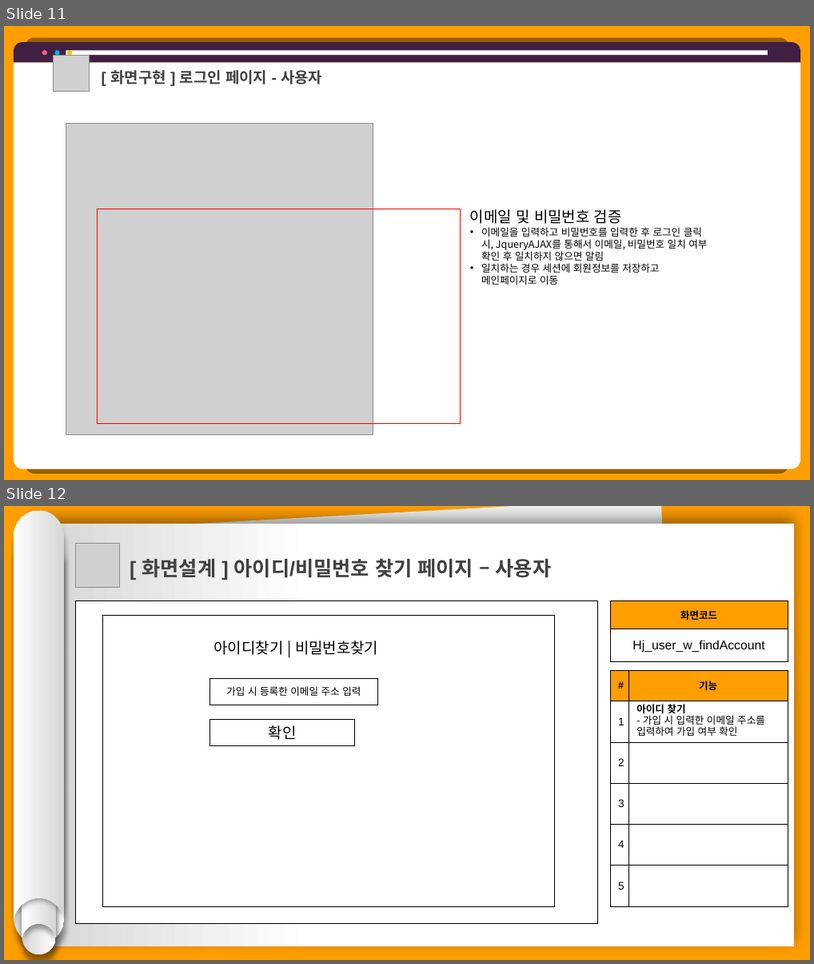
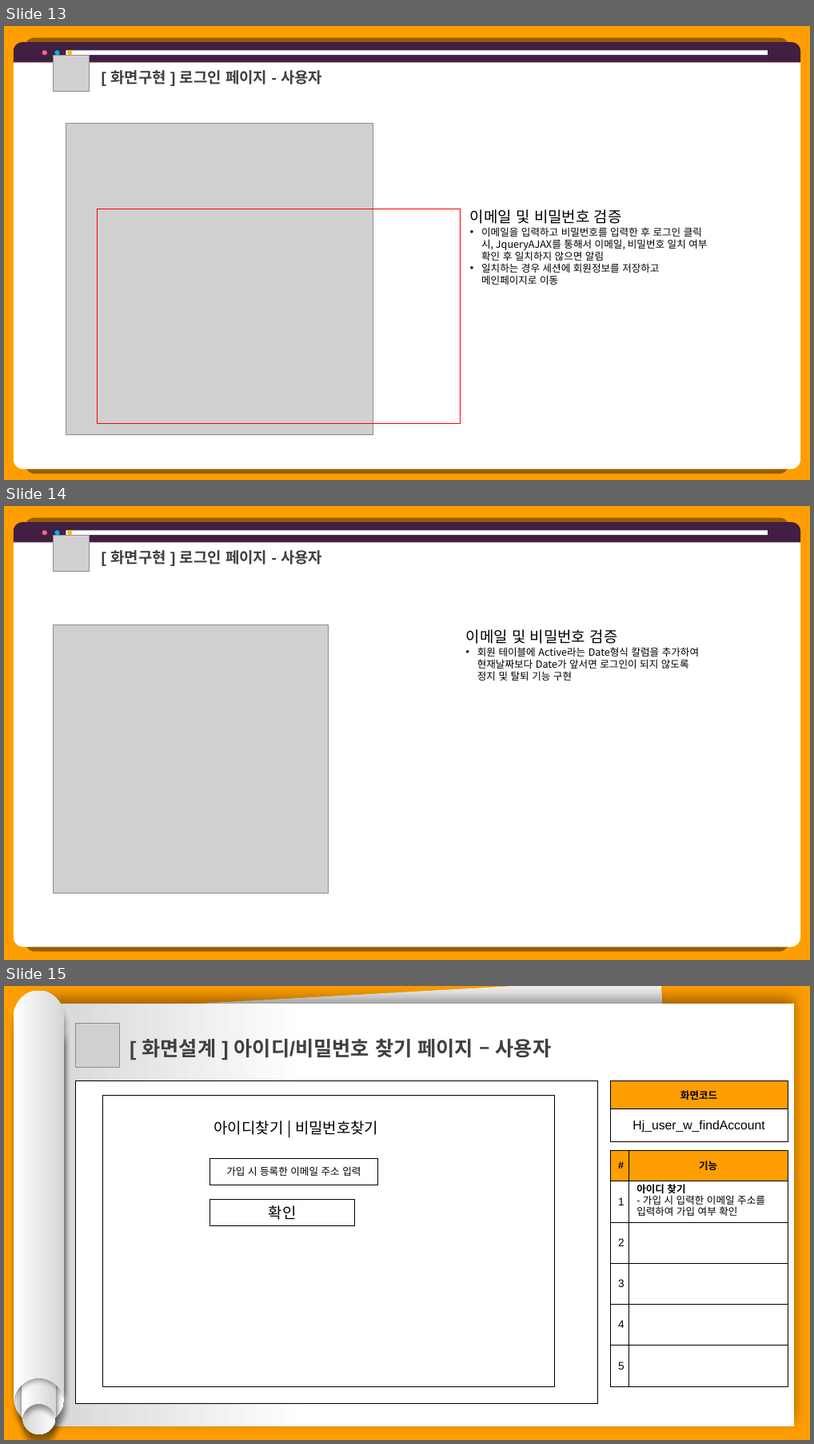
Before and after one commit to hhsw07/ezen-academy-projects, a slide deck: 0 발표용 파워포인트/project06 - 파워포인트 종합 - 형준.pptx. Shown one above the other, each under a label of ours: slides 11 and 12 before the commit, slides 13, 14 and 15 after it. The pictures are 814x964 and 814x1444 pixels, drawn with LibreOffice and Linux fonts; fonts in the diff are those of the drawing; grey boxes stand for pictures. Boxes give left, top, right and bottom in pixels: in the first picture for what was removed or moved away, otherwise in the second. Text is boxed around its words. In the diff, an @@ line names an element or a change of style, - is before the commit and + after.

```diff
--- a/0 발표용 파워포인트/project06 - 파워포인트 종합 - 형준.pptx
+++ b/0 발표용 파워포인트/project06 - 파워포인트 종합 - 형준.pptx
@@ slide 14 added at (4,506,810,960), background #FF9E00 @@
@@ round same rect added at (14,522,802,542), fill #411F42 @@
@@ round same rect added at (14,540,802,947), fill #FFFFFF @@
@@ ellipse added at (42,530,47,535), fill #FF6189 @@
@@ picture added at (54,535,90,571) @@
@@ ellipse added at (55,530,60,535), fill #00B0F0 @@
@@ rectangle added at (66,530,768,535), fill #FFFFFF @@
@@ ellipse added at (67,530,72,535), fill #FFC000 @@
@@ text added at (110,550,322,564), 18 pt, text #404040, bold @@
+[ 화면구현 ] 로그인 페이지 - 사용자
@@ picture added at (54,624,328,893) @@
@@ text added at (466,629,699,680), 12 pt, text #000000 @@
+이메일 및 비밀번호 검증
+• 회원 테이블에 Active라는 Date형식 칼럼을 추가하여 현재날짜보다 Date가 앞서면 로그인이 되지 않도록 정지 및 탈퇴 기능 구현
@@ what was slide 11 is now slide 13 @@
@@ what was slide 12 is now slide 15 @@
```
Also in this commit, not shown: 5 other slides added, 1 other file.
